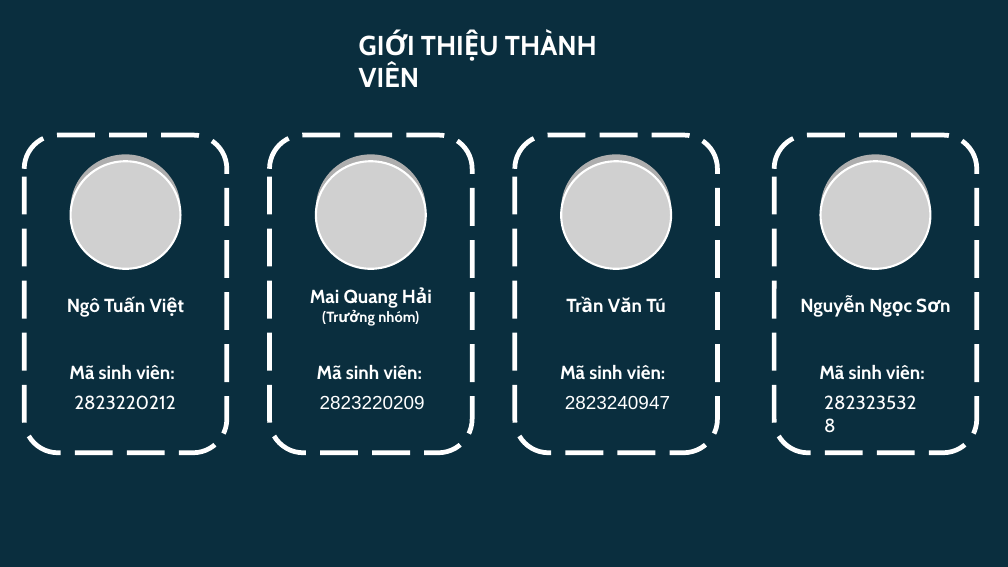
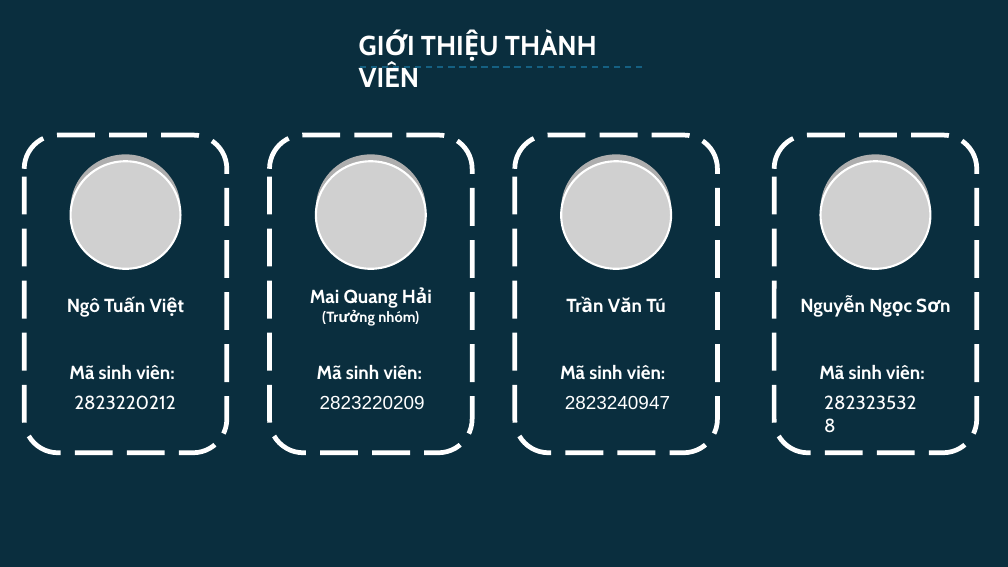
Before and after one commit to ngotuanviet/BTLDSA, a slide deck: slide 2 of ThuyetTrinh/SlideThuyetTrinh.pptx. Drawn at 1008x567 pixels with LibreOffice and Linux fonts; fonts in the diff are those of the drawing; grey boxes stand for pictures. Boxes give left, top, right and bottom in pixels: in the first picture for what was removed or moved away, otherwise in the second. Text is boxed around its words. In the diff, an @@ line names an element or a change of style, - is before the commit and + after.

Commit message:
update file pptx

```diff
--- a/ThuyetTrinh/SlideThuyetTrinh.pptx
+++ b/ThuyetTrinh/SlideThuyetTrinh.pptx
@@ line added from (360, 67) to (647, 67), #156082 1.5 pt dashed @@
```
Also in this commit, not shown: 2 other slides changed.
